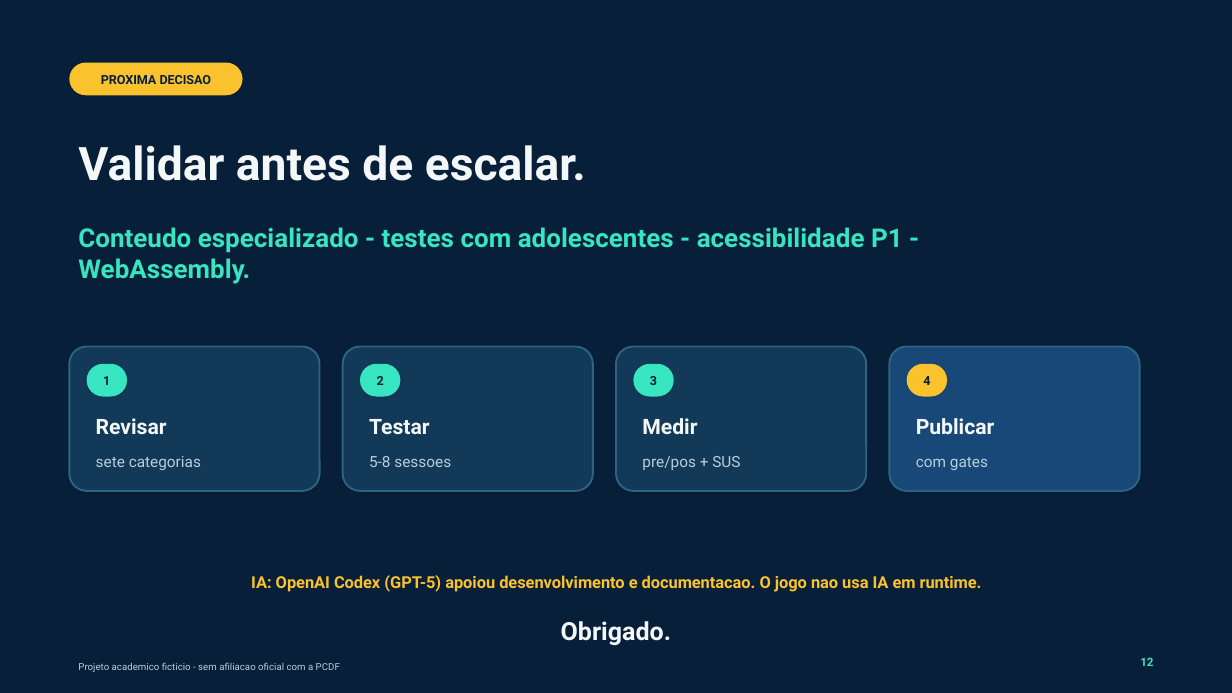
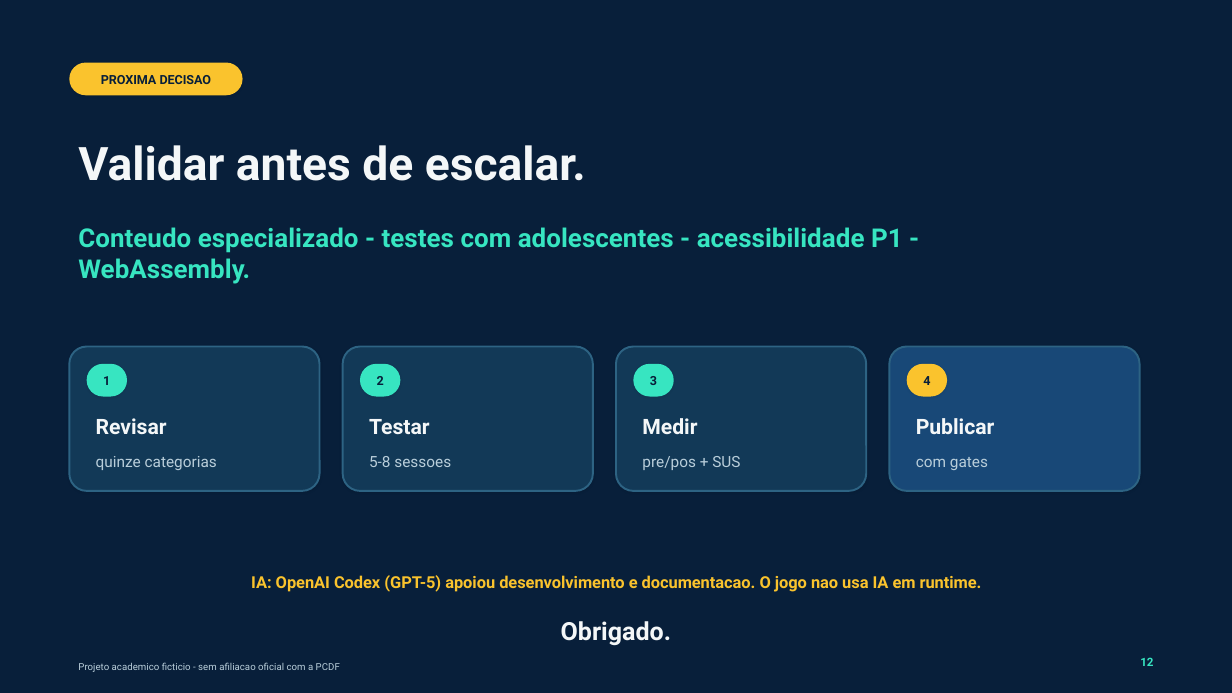
Before and after one commit to Felipe-tech30/missao-cibersegura-df, a slide deck: slide 12 of presentation/pcdf-missao-cibersegura-banca.pptx. Drawn at 1232x693 pixels with LibreOffice and Linux fonts; fonts in the diff are those of the drawing. Boxes give left, top, right and bottom in pixels: in the first picture for what was removed or moved away, otherwise in the second. Text is boxed around its words. In the diff, an @@ line names an element or a change of style, - is before the commit and + after.

```diff
--- a/presentation/pcdf-missao-cibersegura-banca.pptx
+++ b/presentation/pcdf-missao-cibersegura-banca.pptx
@@ text at <box>96,456,217,470</box>: text changed @@
-sete categorias
+quinze categorias
```
Also in this commit, not shown: 5 other slides changed, 16 other files.
